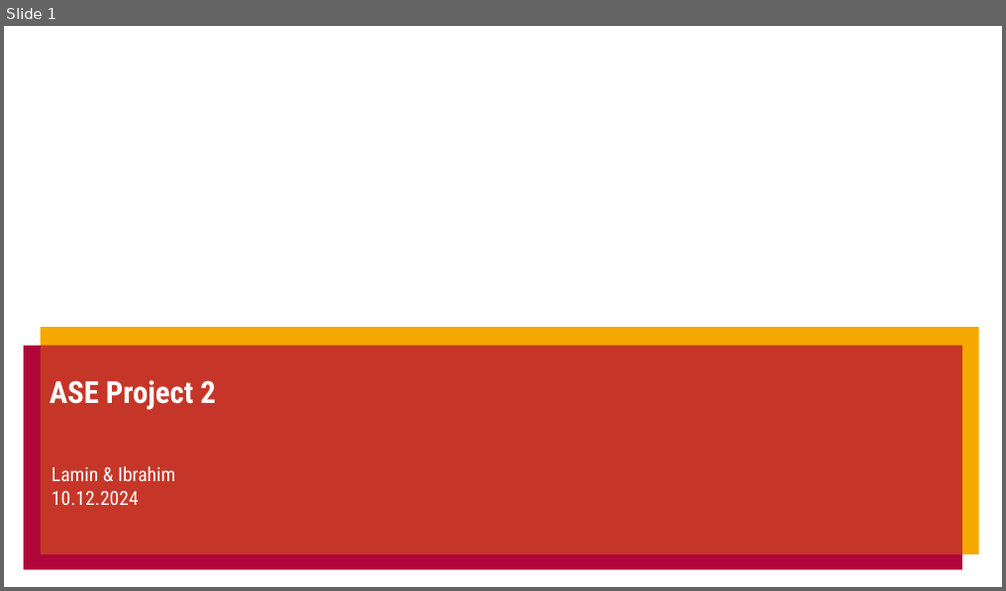
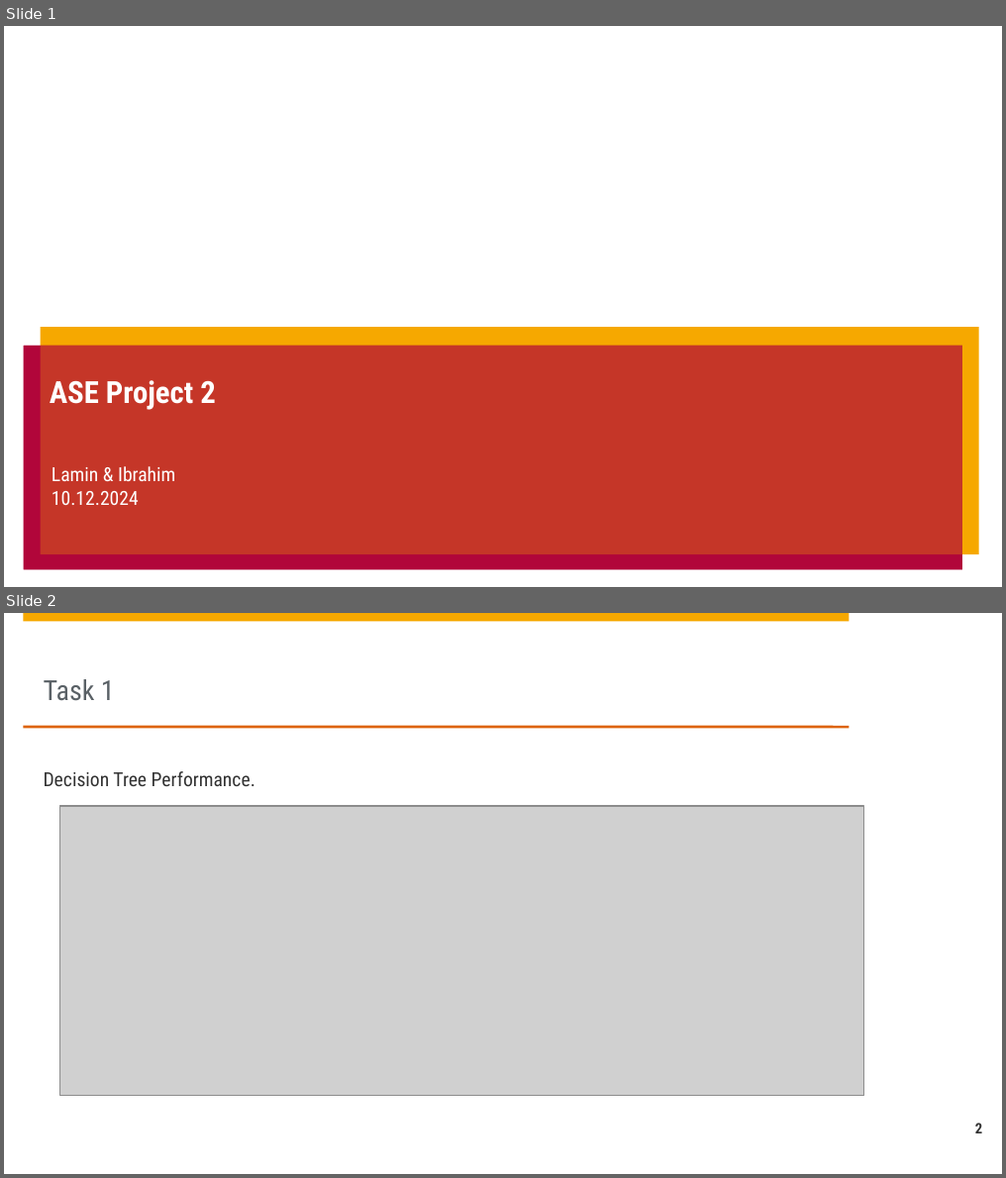
Before and after one commit to hpi-sam/ASE-GenAI, a slide deck: Ibrahim-Lamin/ASE2024 - Project 2/ASE_presentation.pptx. Shown one above the other, each under a label of ours: slide 1 before the commit, slides 1 and 2 after it. The pictures are 1006x591 and 1006x1178 pixels, drawn with LibreOffice and Linux fonts; fonts in the diff are those of the drawing; grey boxes stand for pictures; background and template pictures are left out. Boxes give left, top, right and bottom in pixels: in the first picture for what was removed or moved away, otherwise in the second. Text is boxed around its words. In the diff, an @@ line names an element or a change of style, - is before the commit and + after.

Commit message:
add presentation files

```diff
--- a/Ibrahim-Lamin/ASE2024 - Project 2/ASE_presentation.pptx
+++ b/Ibrahim-Lamin/ASE2024 - Project 2/ASE_presentation.pptx
@@ slide 2 added at [4,613,1002,1174], background #FFFFFF; not listed: 3 template elements that a slide beside it also shows @@
@@ title added at [44,679,115,701], 20 pt, text #5A6166 @@
+Task 1
@@ rectangle added at [23,726,848,729], fill #DD640C @@
@@ text added at [44,771,255,786], 14 pt, text #323232 @@
+Decision Tree Performance.
@@ picture added at [59,806,863,1096] @@
@@ page number added at [975,1123,982,1134], 10.5 pt, text #323232, bold @@
+2
```
Also in this commit, not shown: 1 other slide added, 2 slides removed, 1 other file.
